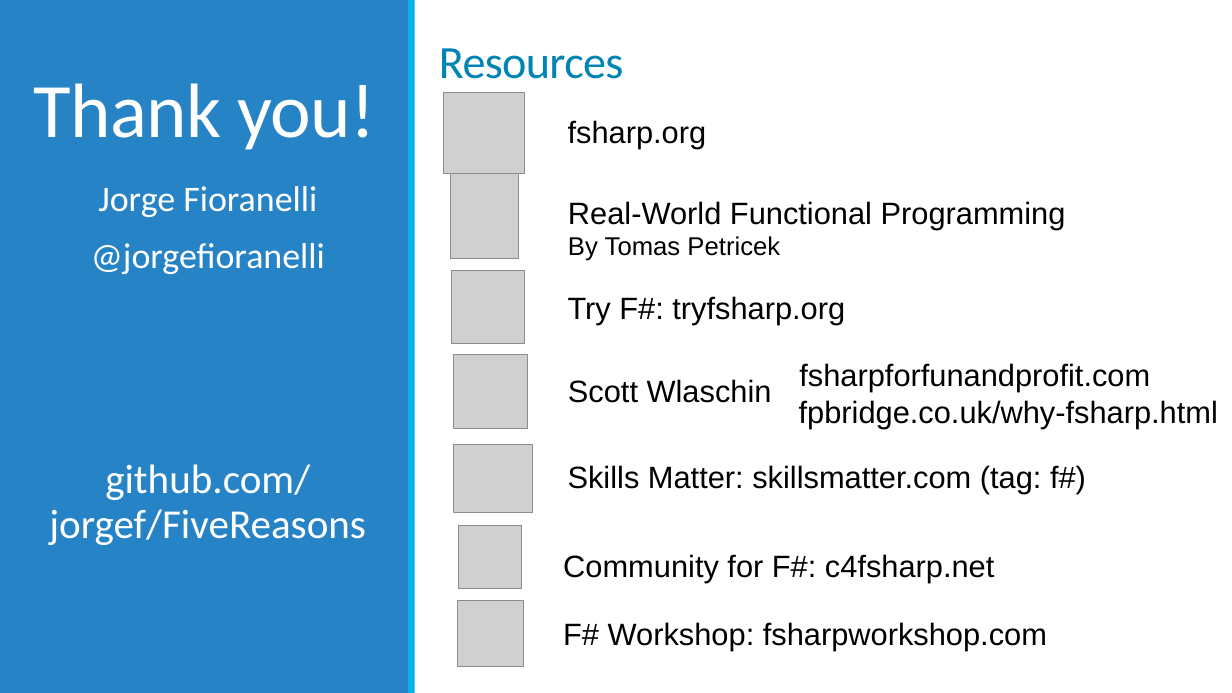
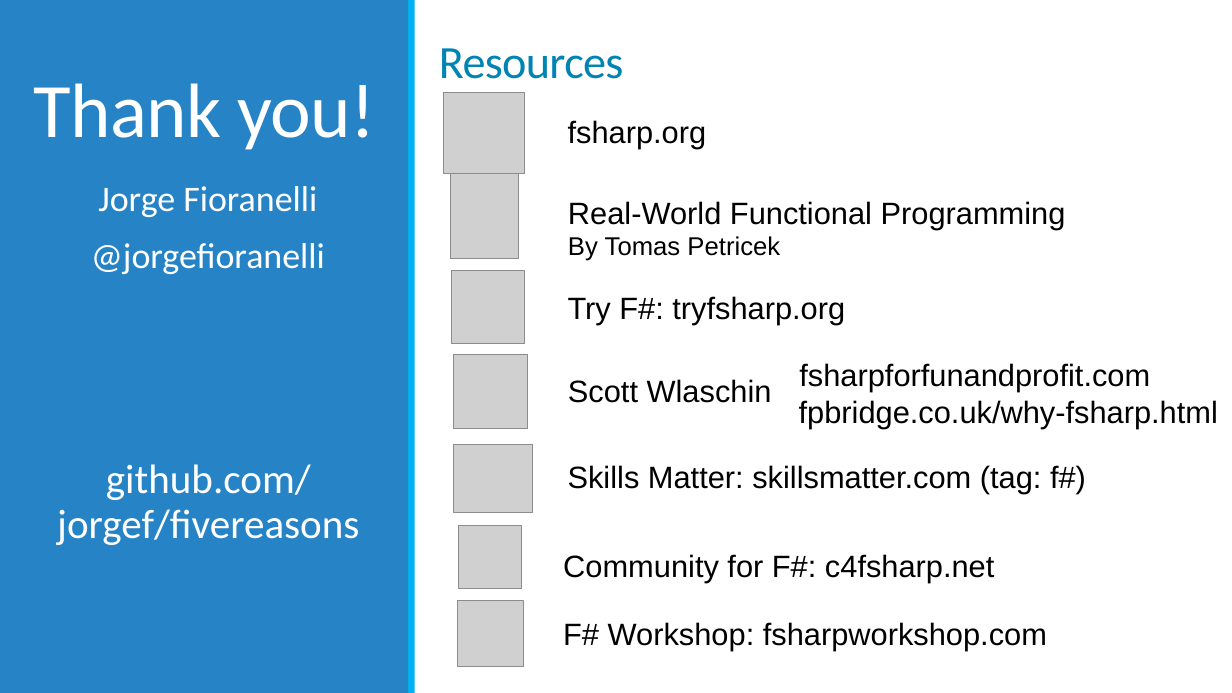
Before and after one commit to jorgef/fivereasons, a slide deck: slide 26 of FiveReasons.pptx. Drawn at 1232x693 pixels with LibreOffice and Linux fonts; fonts in the diff are those of the drawing; grey boxes stand for pictures. Boxes give left, top, right and bottom in pixels: in the first picture for what was removed or moved away, otherwise in the second. Text is boxed around its words. In the diff, an @@ line names an element or a change of style, - is before the commit and + after.

```diff
--- a/FiveReasons.pptx
+++ b/FiveReasons.pptx
@@ text at (57, 464, 359, 545): text changed @@
-github.com/jorgef/FiveReasons
+github.com/jorgef/fivereasons
```
Also in this commit, not shown: 19 other slides changed.
